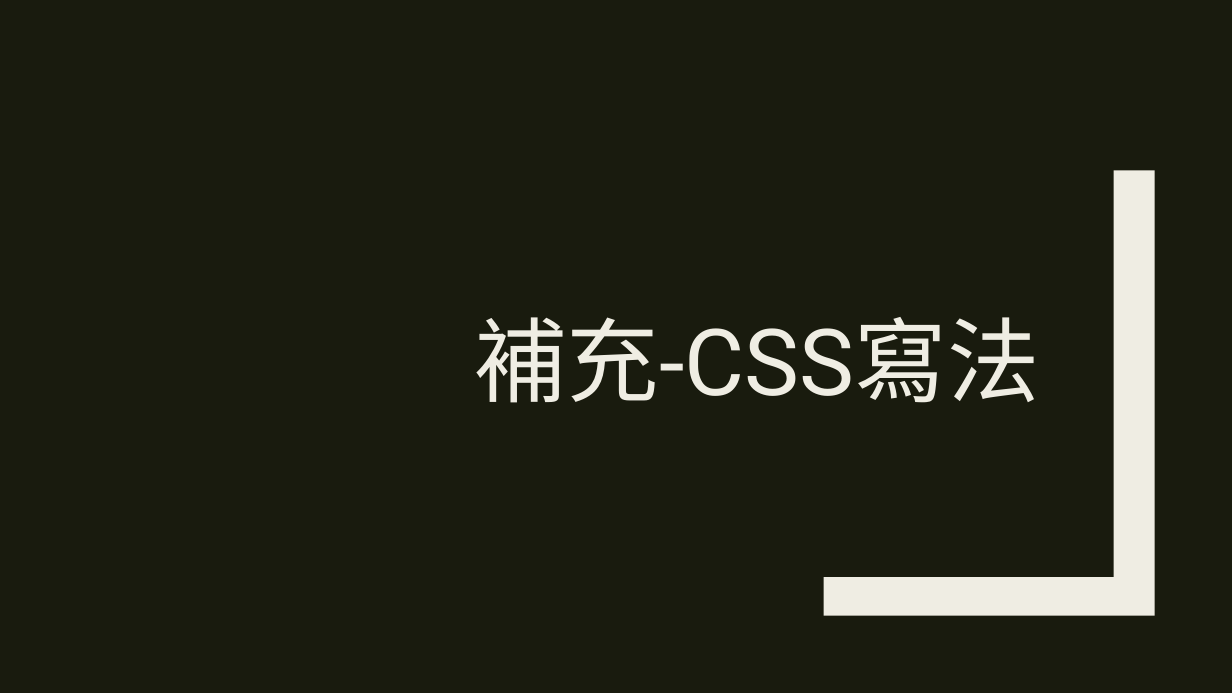
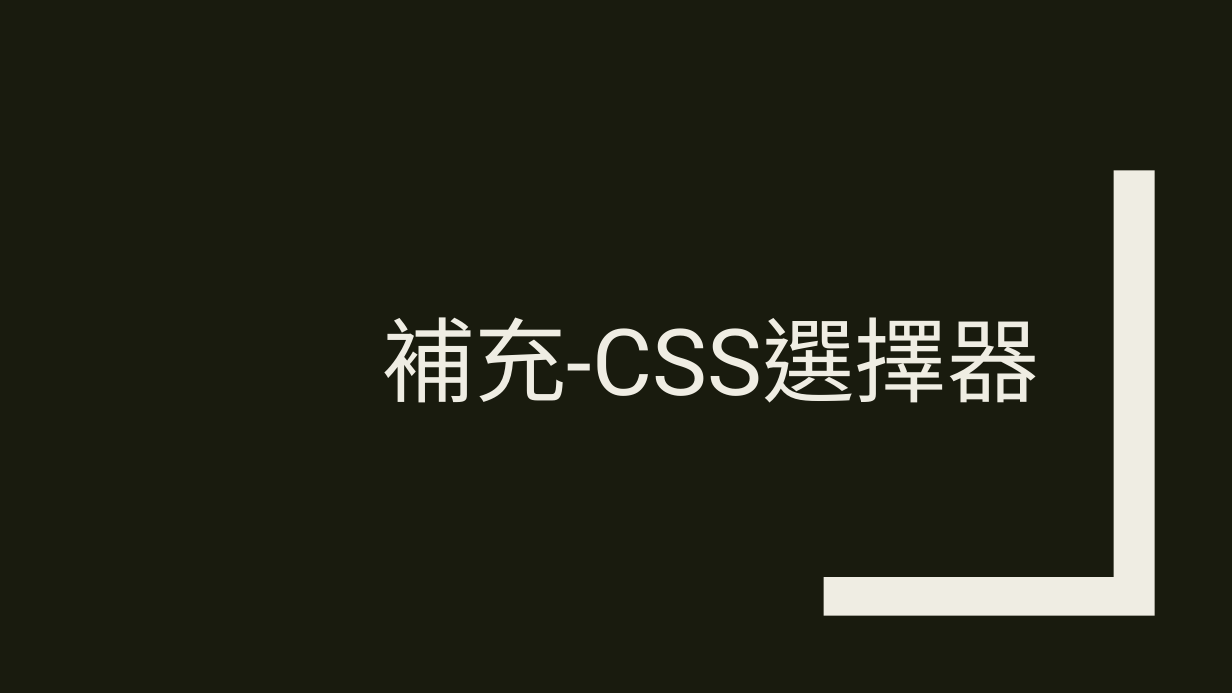
Before and after one commit to Alicexdcw/FrontEndTutorial, a slide deck: slide 1 of sidle-project-porfit.pptx. Drawn at 1232x693 pixels with LibreOffice and Linux fonts; fonts in the diff are those of the drawing. Boxes give left, top, right and bottom in pixels: in the first picture for what was removed or moved away, otherwise in the second. Text is boxed around its words. In the diff, an @@ line names an element or a change of style, - is before the commit and + after.

```diff
--- a/sidle-project-porfit.pptx
+++ b/sidle-project-porfit.pptx
@@ title at bbox=[382, 317, 1039, 403]: text changed @@
-補充-CSS寫法
+補充-CSS選擇器
```
Also in this commit, not shown: 2 other slides changed, 3 slides added, 5 other files.
